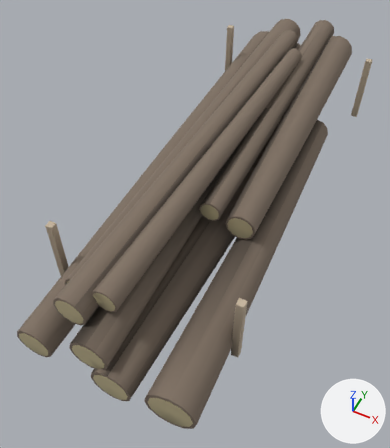
A saved change to the glTF model assets/models/props/log_stack.glb.
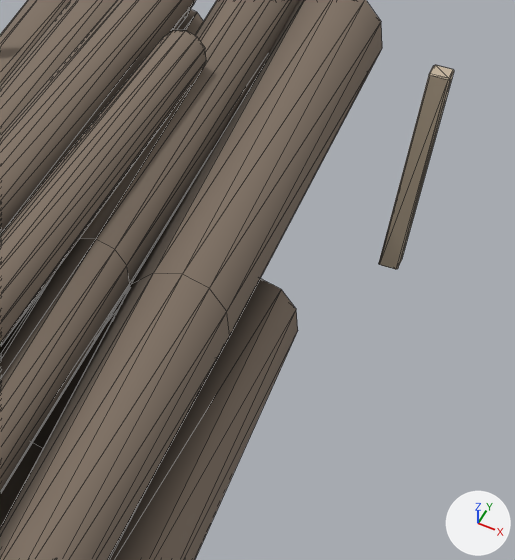
The first picture shows the older version from a 50 mm camera at (2.03, -5.21, 5.4) aimed at (-0.14, -0.86, -0.04). The close-ups show the older and then the newer version on the part from 62% to 100% of the width and 9% to 45% of the height of that picture. Only the edits that show in the close-ups are written down. Every picture has the same lights, and +X, +Y and +Z are marked at lower right. The close-ups show mesh edges as thin lines. Vertices at exactly the same position are counted once.

In view in the first close-up: 'static'.
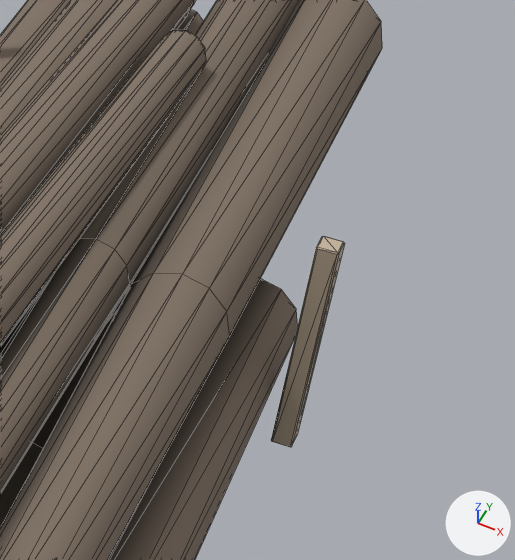
Boxes (x1, y1, x2, y2) around the edits, measured in the close-ups (515 x 560 px; the box of a moved part takes in the faces that stretch with it):
'static', reshaped
    before: (0, 0, 454, 560)
    after: (0, 0, 382, 560)
part 1 of me_static, moved or reshaped
    before: (379, 65, 454, 269)
    after: (271, 236, 345, 447)

Diff of the bpy script that builds the scene:
```diff
--- a/assets/models/props/log_stack.glb.py
+++ b/assets/models/props/log_stack.glb.py
@@ me_static @@
 # used by ob_static; location = (0.0, 0.0, 0.0)
-me_static.from_pydata(...)  # 976 vertices, 1816 faces; spans x -1.18..1.18, y -3.46..3.41, z -0.04..1.17
+me_static.from_pydata(...)  # 976 vertices, 1816 faces; spans x -1.17..1.16, y -3.46..3.41, z -0.04..1.17
+# me_static part 1: the loose piece of 24 vertices spanning x 1.08..1.18, y 2.35..2.45, z 0.0..1.0 is moved by (-0.07, -1.4, 0.0)
+# other edits to the shape of me_static do not show in these pictures
 me_static.materials.append(mat_bark)
```
